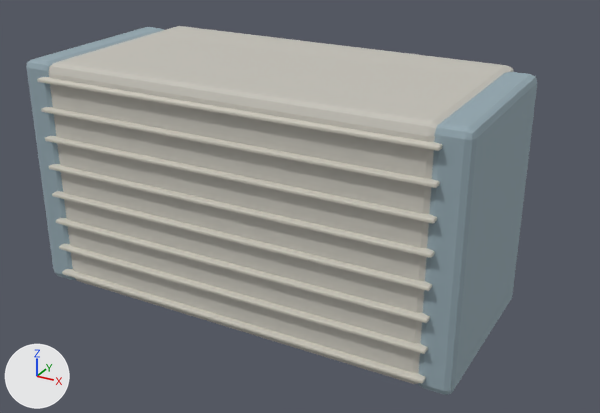
The glTF model android-games/tower-trials/art/models/tower_column.glb, before and after one commit.
Camera for both pictures: a 50 mm lens placed at (1.65, -2.33, 1.81), pointed at (0.06, 0.55, 0.37). The lights are fixed; the arrows at lower left show +X, +Y and +Z. The first picture is the older version. Vertices at exactly the same position are counted once.

Objects in the first picture: 'tower_column_Palette'.
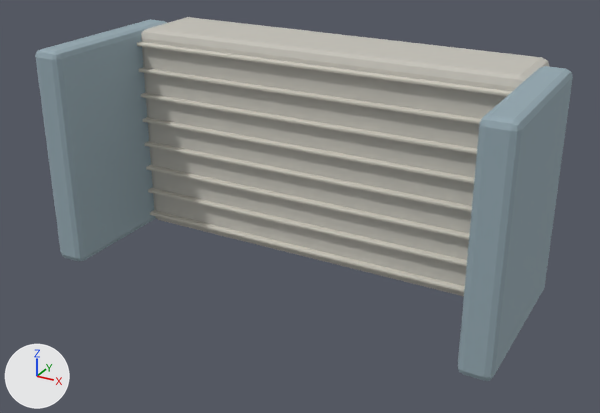
Location of each change, [x1, y1, x2, y2] in pixels of the pictures (600 x 413 px; the box of a moved part takes in the faces that stretch with it):
'tower_column_Palette', reshaped, moved: before [26, 26, 537, 395]; after [35, 17, 573, 381]
part 1 of me_tower_column_palettemesh, moved or reshaped: before [62, 269, 426, 384]; after [150, 210, 465, 292]
part 2 of me_tower_column_palettemesh, moved or reshaped: before [59, 244, 428, 354]; after [148, 187, 467, 267]
part 3 of me_tower_column_palettemesh, moved or reshaped: before [56, 218, 430, 323]; after [146, 165, 469, 240]
part 4 of me_tower_column_palettemesh, moved or reshaped: before [52, 191, 432, 291]; after [144, 141, 472, 212]
part 5 of me_tower_column_palettemesh, moved or reshaped: before [49, 164, 435, 258]; after [143, 117, 475, 184]
part 6 of me_tower_column_palettemesh, moved or reshaped: before [45, 136, 437, 224]; after [141, 93, 477, 154]
part 7 of me_tower_column_palettemesh, moved or reshaped: before [41, 107, 440, 188]; after [139, 67, 481, 124]
part 8 of me_tower_column_palettemesh, moved or reshaped: before [37, 77, 442, 151]; after [137, 42, 512, 97]
part 9 of me_tower_column_palettemesh, moved or reshaped: before [26, 27, 164, 280]; after [35, 19, 167, 261]
part 10 of me_tower_column_palettemesh, moved or reshaped: before [418, 72, 537, 395]; after [458, 66, 573, 381]
part 11 of me_tower_column_palettemesh, moved or reshaped: before [49, 63, 78, 281]; after [141, 29, 158, 219]
part 12 of me_tower_column_palettemesh, moved or reshaped: before [59, 26, 514, 71]; after [148, 17, 546, 60]
part 13 of me_tower_column_palettemesh, moved or reshaped: before [51, 62, 514, 384]; after [144, 29, 550, 296]

Edits to the bpy script that builds the scene:
```text
Change me_tower_column_palettemesh:
    used by ob_tower_column_palette; location = (0.0, 0.5, 0.5)
    remove me_tower_column_palettemesh.from_pydata(...)  # 616 vertices, 1188 faces; spans x -0.95..0.95, y -0.48..0.45, z -0.5..0.5
    add me_tower_column_palettemesh.from_pydata(...)  # 616 vertices, 1188 faces; spans x -1.05..1.05, y -0.75..0.2, z -0.5..0.5
    me_tower_column_palettemesh part 1: the loose piece of 56 vertices spanning x -0.85..0.85, y -0.48..-0.44, z -0.45..-0.43 is scaled about its middle by (1.11, 1, 1), then moved by (0.0, 0.25, 0.0)
    me_tower_column_palettemesh part 2: the loose piece of 56 vertices spanning x -0.85..0.85, y -0.48..-0.44, z -0.32..-0.31 is scaled about its middle by (1.11, 1, 1), then moved by (0.0, 0.25, 0.0)
    me_tower_column_palettemesh part 3: the loose piece of 56 vertices spanning x -0.85..0.85, y -0.48..-0.44, z -0.2..-0.18 is scaled about its middle by (1.11, 1, 1), then moved by (0.0, 0.25, 0.0)
    me_tower_column_palettemesh part 4: the loose piece of 56 vertices spanning x -0.85..0.85, y -0.48..-0.44, z -0.07..-0.06 is scaled about its middle by (1.11, 1, 1), then moved by (0.0, 0.25, 0.0)
    me_tower_column_palettemesh part 5: the loose piece of 56 vertices spanning x -0.85..0.85, y -0.48..-0.44, z 0.05..0.07 is scaled about its middle by (1.11, 1, 1), then moved by (0.0, 0.25, 0.0)
    me_tower_column_palettemesh part 6: the loose piece of 56 vertices spanning x -0.85..0.85, y -0.48..-0.44, z 0.18..0.19 is scaled about its middle by (1.11, 1, 1), then moved by (0.0, 0.25, 0.0)
    me_tower_column_palettemesh part 7: the loose piece of 56 vertices spanning x -0.85..0.85, y -0.48..-0.44, z 0.3..0.32 is scaled about its middle by (1.11, 1, 1), then moved by (0.0, 0.25, 0.0)
    me_tower_column_palettemesh part 8: the loose piece of 56 vertices spanning x -0.85..0.85, y -0.48..-0.44, z 0.43..0.44 is scaled about its middle by (1.11, 1, 1), then moved by (0.0, 0.25, 0.0)
    me_tower_column_palettemesh part 9: the loose piece of 56 vertices spanning x -0.95..-0.81, y -0.45..0.35, z -0.5..0.5 is moved by (-0.1, -0.3, 0.0)
    me_tower_column_palettemesh part 10: the loose piece of 56 vertices spanning x 0.81..0.95, y -0.45..0.35, z -0.5..0.5 is moved by (0.1, -0.3, 0.0)
    me_tower_column_palettemesh part 11: 14 of the vertices in x -0.84..-0.8, y -0.45..-0.41, z -0.5..0.5 are moved by (-0.09, 0.25, 0.0)
    me_tower_column_palettemesh part 12: all 14 vertices in x 0.8..0.84, y 0.41..0.45, z -0.5..0.5 are moved by (0.09, -0.25, 0.0)
    me_tower_column_palettemesh part 13: 14 of the vertices in x 0.8..0.84, y -0.45..-0.41, z -0.5..0.5 are moved by (0.09, 0.25, 0.0)
    other edits to the shape of me_tower_column_palettemesh do not show in these pictures
Change ob_tower_column_palette:
    ob_tower_column_palette.location: (0.0, 0.5, 0.5) -> (0.0, 0.95, 0.5)
```
